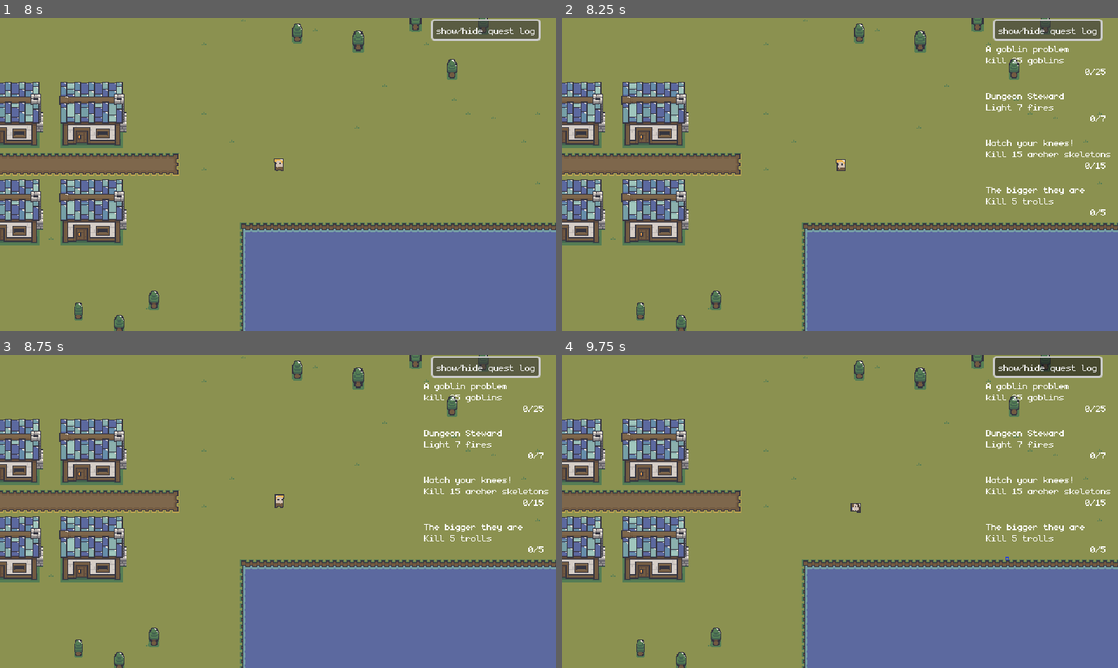
Above: before the commit, frames 1-4 (two rows, left to right).
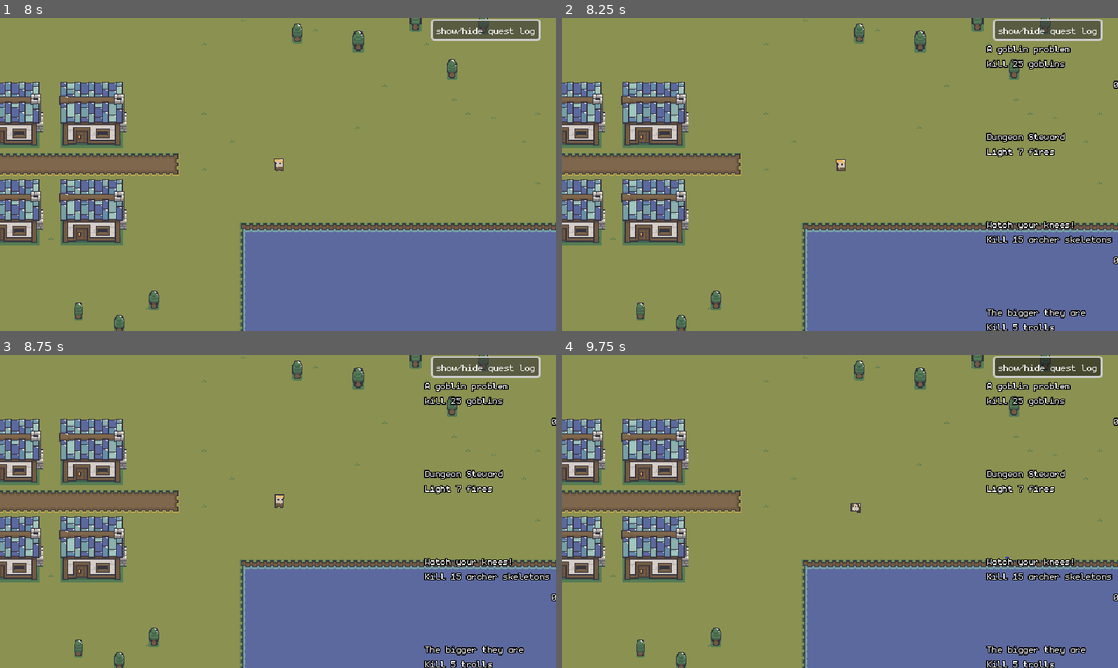
Above: after the commit, the same moments.

Repository: qmarsala/DeliciousDungeon
Game: Godot game, scene res://scenes/game.tscn
The game is run twice, just before and just after one commit, with the same random seed, the same clock (stepped at 60 frames per second) and the same inputs.
Inputs (mouse positions are in pixels of both pictures, inside the frame that each line leads up to):
- Up to frame 1 (8 s): tap Enter at 0.5, 4.25, 5.75 s; move the mouse to (250, 237) at 0.52 s; tap Q (ability_one) at 0.6, 3.6, 6.6 s; click (250, 237) at 0.67 s; move the mouse to (444, 221) at 1.27 s; right-click (444, 221) at 1.35 s; click (444, 221) at 1.42 s; tap Space at 2, 5 s; move the mouse to (111, 127) at 2.02 s; hold F (interact) 2.03-2.78 s; click (111, 127) at 2.17 s; move the mouse to (305, 174) at 2.77 s; click (305, 174) at 2.85 s; move the mouse to (194, 96) at 3.52 s; click (194, 96) at 3.67 s; move the mouse to (400, 158) at 4.27 s; right-click (400, 158) at 4.35 s; click (400, 158) at 4.42 s; move the mouse to (166, 190) at 5.02 s; hold F (interact) 5.03-5.78 s; click (166, 190) at 5.17 s; move the mouse to (333, 105) at 5.77 s; click (333, 105) at 5.85 s; move the mouse to (250, 237) at 6.52 s; click (250, 237) at 6.67 s; click "show/hide quest log" at 7.25 s
- Up to frame 2 (8.25 s): click "show/hide quest log" at 8 s
- Up to frame 3 (8.75 s): no input
- Up to frame 4 (9.75 s): click "show/hide quest log" at 8.75 s; tap Space at 9.5 s; move the mouse to (1006, 558) at 9.52 s; right-click (1006, 558) at 9.6 s; click (1006, 558) at 9.67 s

Frame 1 is identical in both runs. In frame 2, 2.8% of the frame differs, in the area x 76-100%, y 8-100%; in frame 3, 2.8%; in frame 4, 2.8%.

Commit message:
handle larger list of quests with scroll

Diff:
--- a/src/scenes/ui/quest_ui_poc.gd
+++ b/src/scenes/ui/quest_ui_poc.gd
@@ -8,9 +8,9 @@
 
 func _process(delta: float) -> void:
 	if quest:
-		$QuestName.text = quest.name
-		$QuestDescription.text = quest.description
-		$QuestDescription2.text = str(quest.progress) + "/" + str(quest.count)
+		$QuestDetails/QuestName.text = quest.name
+		$QuestDetails/QuestDescription.text = quest.description
+		$QuestDetails/QuestDescription2.text = str(quest.progress) + "/" + str(quest.count)
 
 func on_quest_completed(q: Quest):
 	if q == quest:
--- a/src/scenes/ui/quest_ui_poc.tscn
+++ b/src/scenes/ui/quest_ui_poc.tscn
@@ -3,38 +3,45 @@
 [ext_resource type="Script" path="res://scenes/ui/quest_ui_poc.gd" id="1_3odui"]
 
 [sub_resource type="LabelSettings" id="LabelSettings_wv57g"]
+outline_size = 4
+outline_color = Color(0, 0, 0, 1)
 
 [sub_resource type="LabelSettings" id="LabelSettings_h7g60"]
+outline_size = 4
+outline_color = Color(0, 0, 0, 1)
 
 [node name="Quest" type="Control"]
-custom_minimum_size = Vector2(150, 50)
+custom_minimum_size = Vector2(180, 60)
 layout_mode = 3
 anchors_preset = 0
-offset_right = 150.0
-offset_bottom = 50.0
+offset_right = 180.0
+offset_bottom = 60.0
+size_flags_horizontal = 3
+size_flags_vertical = 3
 mouse_filter = 2
 script = ExtResource("1_3odui")
 
-[node name="QuestName" type="Label" parent="."]
+[node name="QuestDetails" type="VBoxContainer" parent="."]
 layout_mode = 0
-offset_right = 108.0
-offset_bottom = 13.0
+offset_left = 1.0
+offset_right = 171.0
+offset_bottom = 60.0
+
+[node name="QuestName" type="Label" parent="QuestDetails"]
+layout_mode = 2
 text = "Current Quest Name"
 label_settings = SubResource("LabelSettings_wv57g")
+text_overrun_behavior = 3
 
-[node name="QuestDescription" type="Label" parent="."]
-layout_mode = 0
-offset_top = 13.0
-offset_right = 138.0
-offset_bottom = 26.0
+[node name="QuestDescription" type="Label" parent="QuestDetails"]
+custom_minimum_size = Vector2(150, 20)
+layout_mode = 2
 text = "Current Quest Descrpion"
 label_settings = SubResource("LabelSettings_wv57g")
+autowrap_mode = 2
 
-[node name="QuestDescription2" type="Label" parent="."]
-layout_mode = 0
-offset_top = 26.0
-offset_right = 138.0
-offset_bottom = 39.0
+[node name="QuestDescription2" type="Label" parent="QuestDetails"]
+layout_mode = 2
 text = "0/0"
 label_settings = SubResource("LabelSettings_h7g60")
 horizontal_alignment = 2
